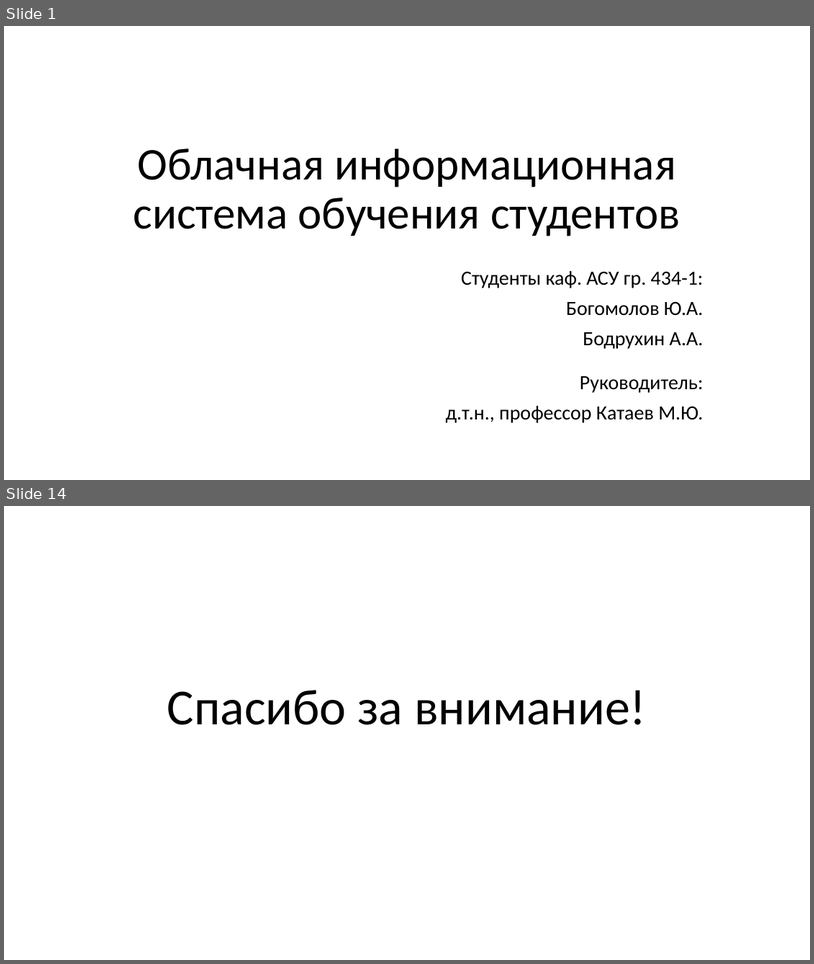
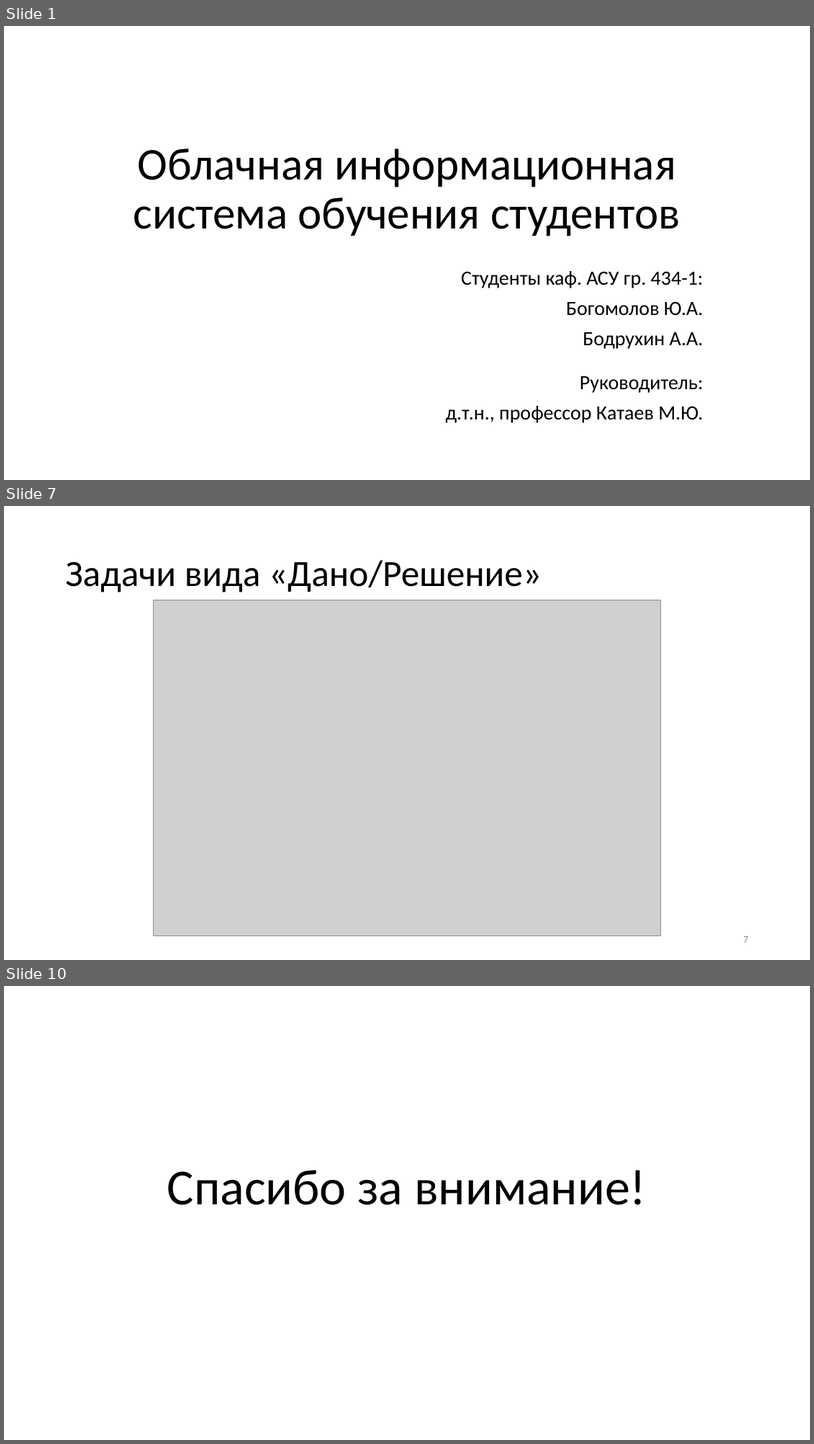
Before and after one commit to KerkDovan/GPO, a slide deck: Конференции/7. Научная сессия ТУСУР 2018/Выступление/Презентация.pptx. Shown one above the other, each under a label of ours: slides 1 and 14 before the commit, slides 1, 7 and 10 after it; the slides between them are not shown. The pictures are 814x964 and 814x1444 pixels, drawn with LibreOffice and Linux fonts; fonts in the diff are those of the drawing; grey boxes stand for pictures. Boxes give left, top, right and bottom in pixels: in the first picture for what was removed or moved away, otherwise in the second. Text is boxed around its words. In the diff, an @@ line names an element or a change of style, - is before the commit and + after.

```diff
--- a/Конференции/7. Научная сессия ТУСУР 2018/Выступление/Презентация.pptx
+++ b/Конференции/7. Научная сессия ТУСУР 2018/Выступление/Презентация.pptx
@@ slide 7 added at [4, 506, 810, 960], background #FFFFFF @@
@@ title added at [65, 560, 542, 592], 44 pt, text #000000 @@
+Задачи вида «Дано/Решение»
@@ picture added at [154, 600, 661, 936] @@
@@ page number added at [743, 936, 748, 942], 12 pt, text #8C8C8C @@
+7
@@ what was slide 14 is now slide 10 @@
```
Also in this commit, not shown: 1 slide changed, 6 other slides added, 11 slides removed, 20 other files.
